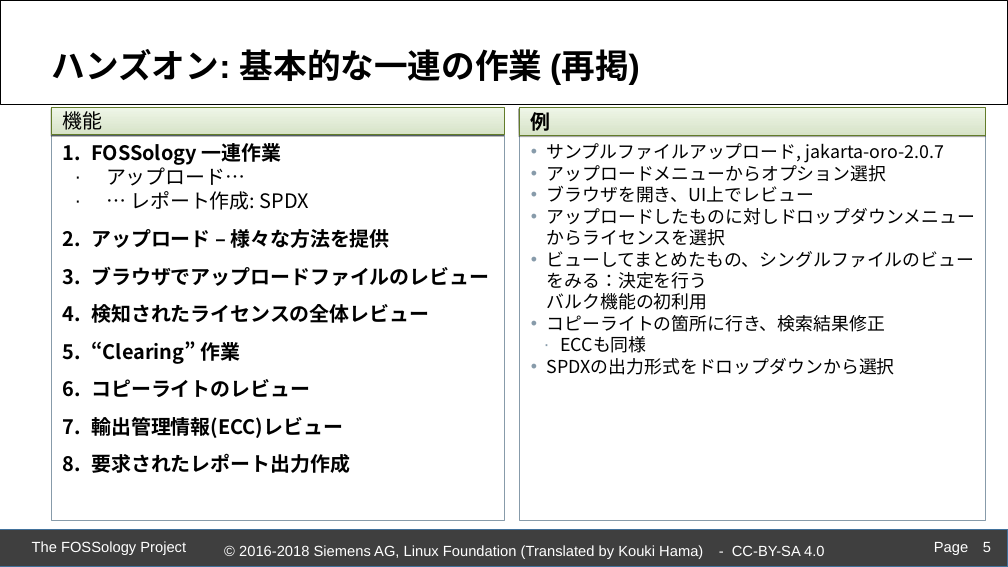
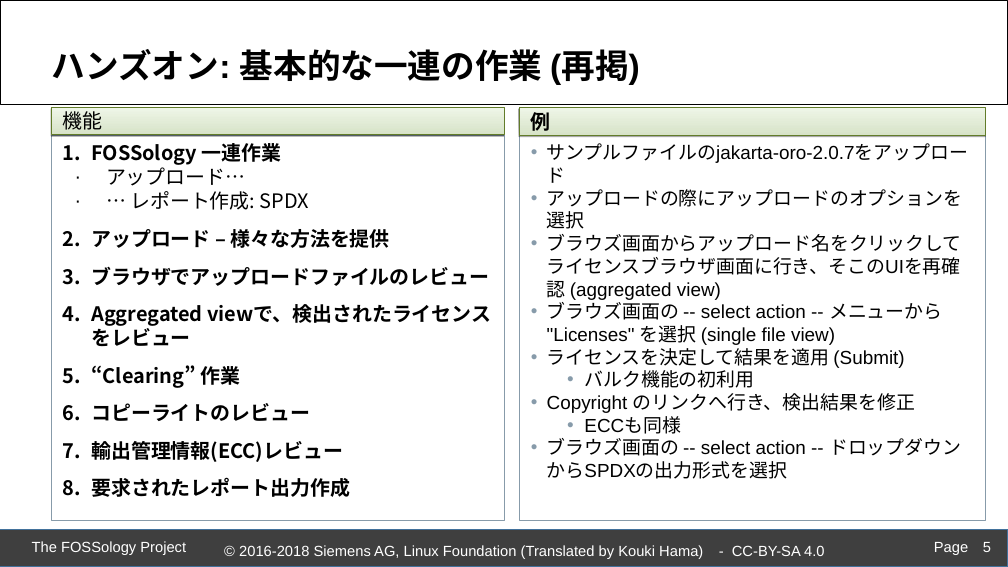
Before and after one commit to fossology/FOSSologySlides, a slide deck: slide 5 of Module-D-JPN-Acceleration-Features.pptx. Drawn at 1008x567 pixels with LibreOffice and Linux fonts; fonts in the diff are those of the drawing; background and template pictures are left out. Boxes give left, top, right and bottom in pixels: in the first picture for what was removed or moved away, otherwise in the second. Text is boxed around its words. In the diff, an @@ line names an element or a change of style, - is before the commit and + after.

```diff
--- a/Module-D-JPN-Acceleration-Features.pptx
+++ b/Module-D-JPN-Acceleration-Features.pptx
@@ text in rectangle at [547,143,969,413]: text changed; size 17 to 18 pt; font Noto Sans CJK JP to Arial @@
-  • サンプルファイルアップロード, jakarta-oro-2.0.7
-  • アップロードメニューからオプション選択
-  • ブラウザを開き、UI上でレビュー
-  • アップロードしたものに対しドロップダウンメニューからライセンスを選択
-  • ビューしてまとめたもの、シングルファイルのビューをみる：決定を行う
-    バルク機能の初利用
-  • コピーライトの箇所に行き、検索結果修正
+  • サンプルファイルのjakarta-oro-2.0.7をアップロード
+  • アップロードの際にアップロードのオプションを選択
+  • ブラウズ画面からアップロード名をクリックしてライセンスブラウザ画面に行き、そこのUIを再確認 (aggregated view)
+  • ブラウズ画面の -- select action -- メニューから "Licenses" を選択 (single file view)
+  • ライセンスを決定して結果を適用 (Submit)
+    • バルク機能の初利用
+  • Copyright のリンクへ行き、検出結果を修正
@@ text in rectangle at [91,304,491,346]: text changed @@
-  4. 検知されたライセンスの全体レビュー
+  4. Aggregated viewで、検出されたライセンスをレビュー
@@ text in rectangle at [584,417,681,434]: size 17 to 18 pt, font Noto Sans CJK JP to Arial in "ECCも同様"; bullet ∙ to • @@
@@ text in rectangle at [547,438,961,479]: text changed; size 17 to 18 pt; font Noto Sans CJK JP to Arial @@
-  • SPDXの出力形式をドロップダウンから選択
+  • ブラウズ画面の -- select action -- ドロップダウンからSPDXの出力形式を選択
```
Also in this commit, not shown: 8 other slides changed, 1 other file.
